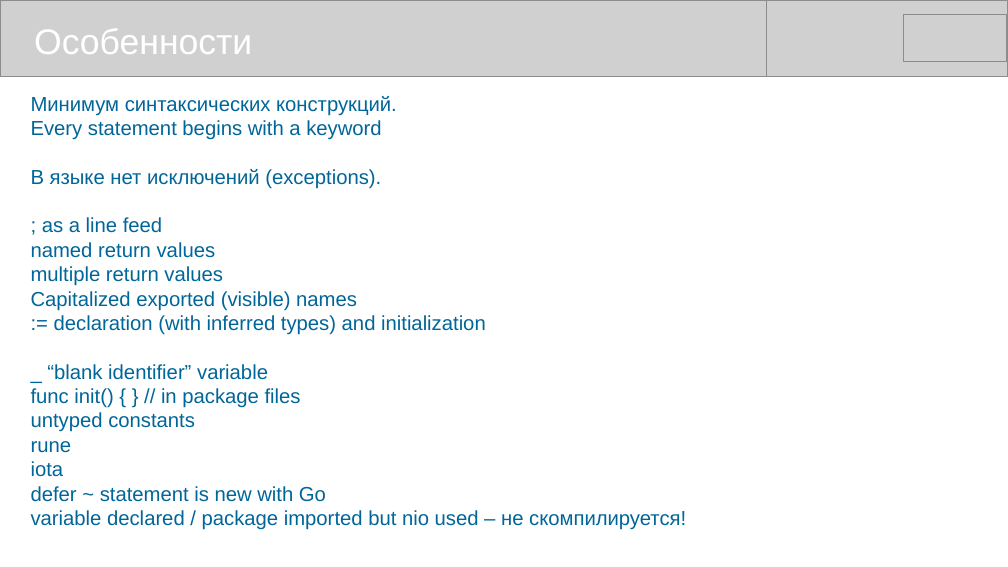
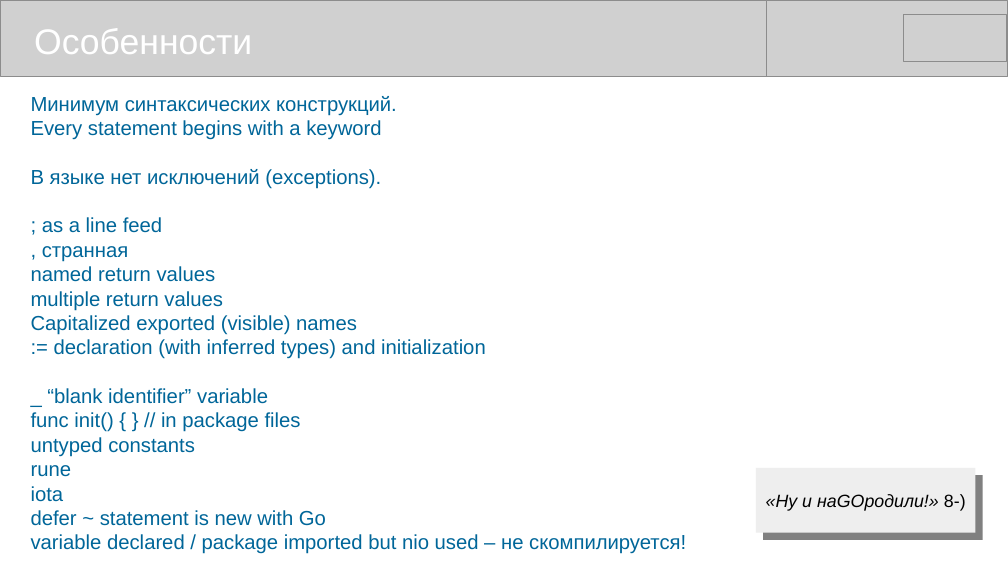
Before and after one commit to mike-shock/Go_language, a slide deck: slide 6 of Go_Intro.odp. Drawn at 1008x567 pixels with LibreOffice and Linux fonts; fonts in the diff are those of the drawing; grey boxes stand for pictures. Boxes give left, top, right and bottom in pixels: in the first picture for what was removed or moved away, otherwise in the second. Text is boxed around its words. In the diff, an @@ line names an element or a change of style, - is before the commit and + after.

```diff
--- a/Go_Intro.odp
+++ b/Go_Intro.odp
@@ text at <box>42,246,129,262</box>: paragraph added @@
+, странная
@@ rectangle added at <box>756,468,976,533</box>, fill #EEEEEE, 14 pt, text #000000, italic @@
+«Ну и наGOродили!» 8-)
```
Also in this commit, not shown: 13 other slides changed, 8 slides added.
